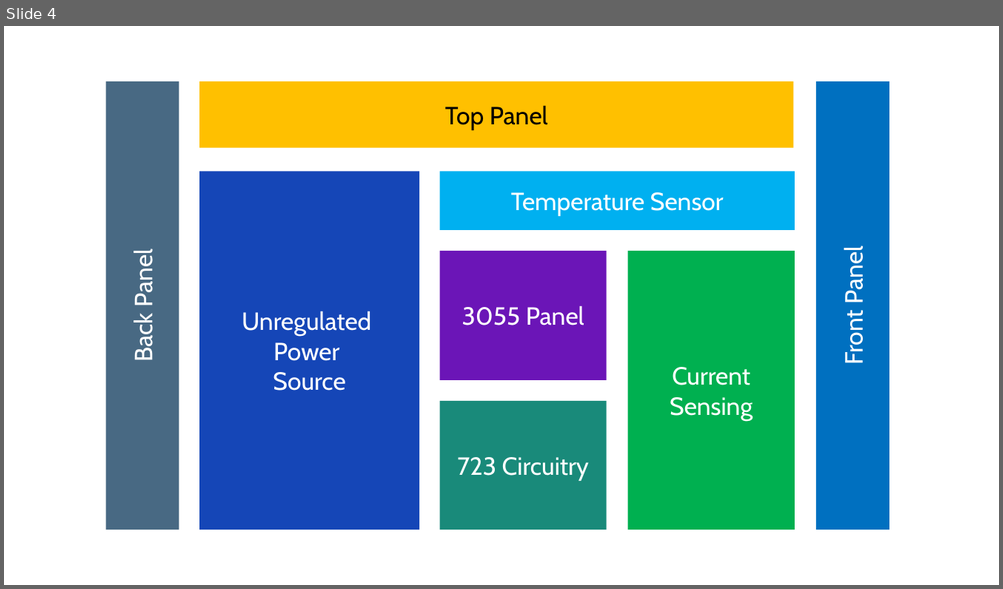
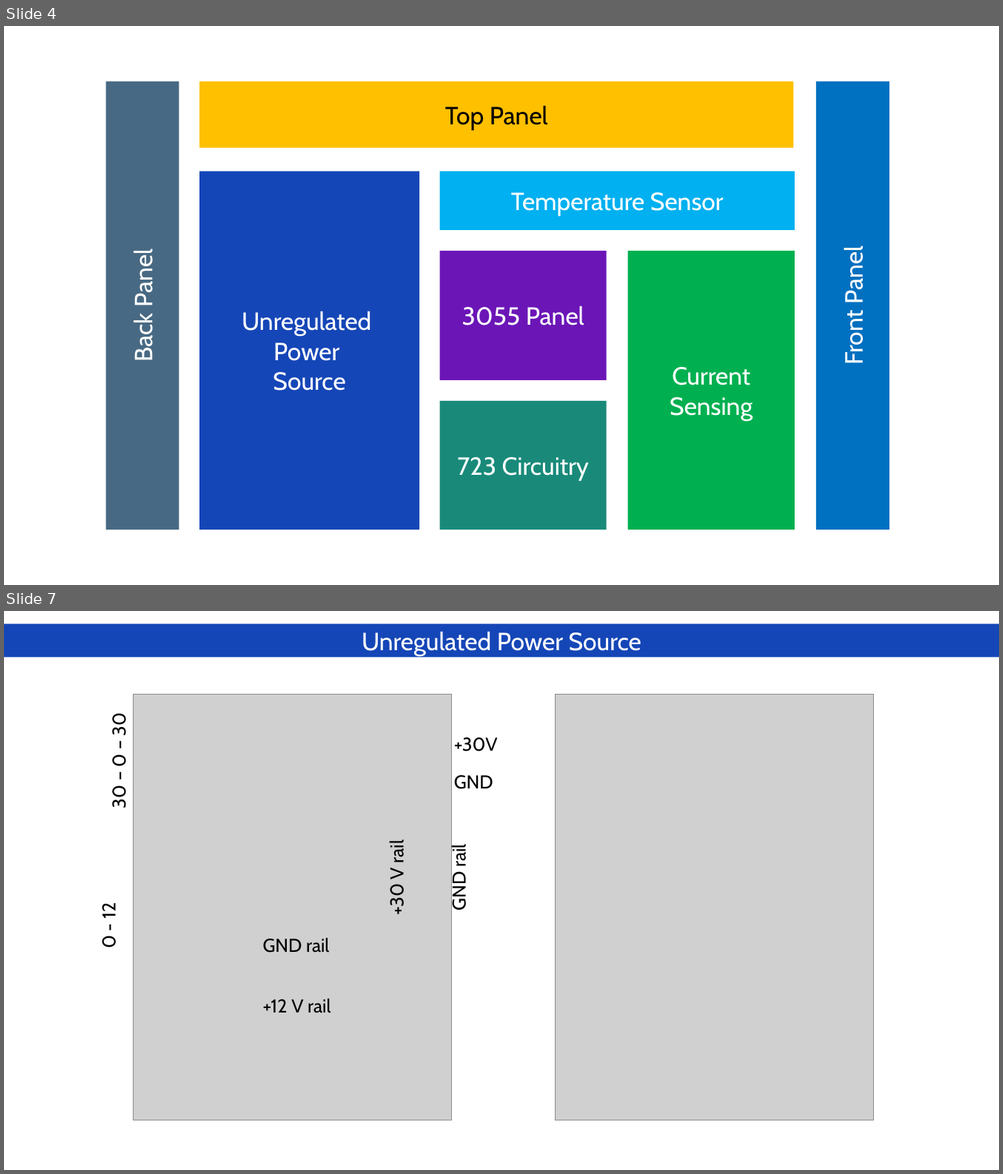
Before and after one commit to deb-sandeep/VariableBenchPowerSupply, a slide deck: VPS Design.pptx. Shown one above the other, each under a label of ours: slide 4 before the commit, slides 4 and 7 after it; the slides between them are not shown. The pictures are 1003x589 and 1003x1174 pixels, drawn with LibreOffice and Linux fonts; fonts in the diff are those of the drawing; grey boxes stand for pictures. Boxes give left, top, right and bottom in pixels: in the first picture for what was removed or moved away, otherwise in the second. Text is boxed around its words. In the diff, an @@ line names an element or a change of style, - is before the commit and + after.

```diff
--- a/VPS Design.pptx
+++ b/VPS Design.pptx
@@ slide 7 added at (4, 611, 999, 1170), background #FFFFFF @@
@@ rectangle added at (4, 624, 999, 658), fill #1546B7, 24 pt, text #FFFFFF @@
+Unregulated Power Source
@@ picture added at (134, 694, 452, 1121) @@
@@ picture added at (555, 694, 874, 1121) @@
@@ text added at (108, 715, 131, 808), 18 pt, text #000000 @@
+30 – 0 – 30
@@ text added at (454, 738, 498, 752), 18 pt, text #000000 @@
++30V
@@ text added at (454, 775, 493, 789), 18 pt, text #000000 @@
+GND
@@ text added at (385, 843, 408, 914), 18 pt, text #000000 @@
++30 V rail
@@ text added at (447, 846, 470, 910), 18 pt, text #000000 @@
+GND rail
@@ text added at (97, 905, 120, 948), 18 pt, text #000000 @@
+0 - 12
@@ text added at (263, 938, 329, 953), 18 pt, text #000000 @@
+GND rail
@@ text added at (263, 999, 330, 1014), 18 pt, text #000000 @@
++12 V rail
```
Also in this commit, not shown: 2 other slides added, 1 slide removed, 4 other files.
